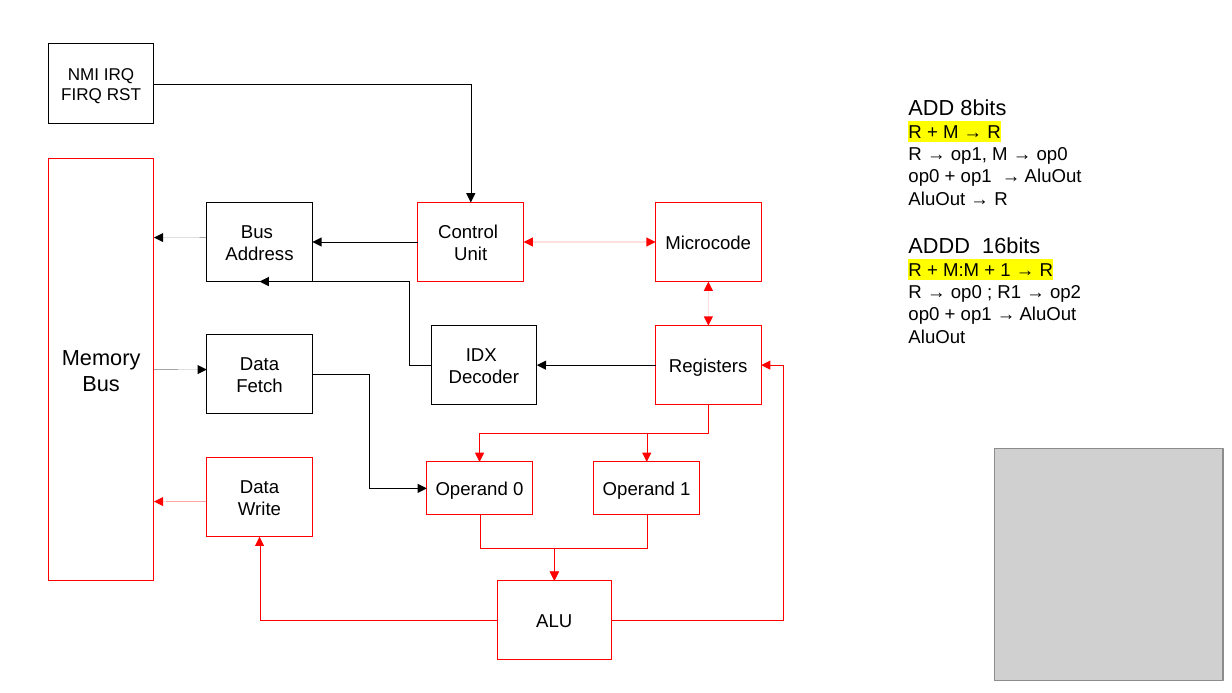
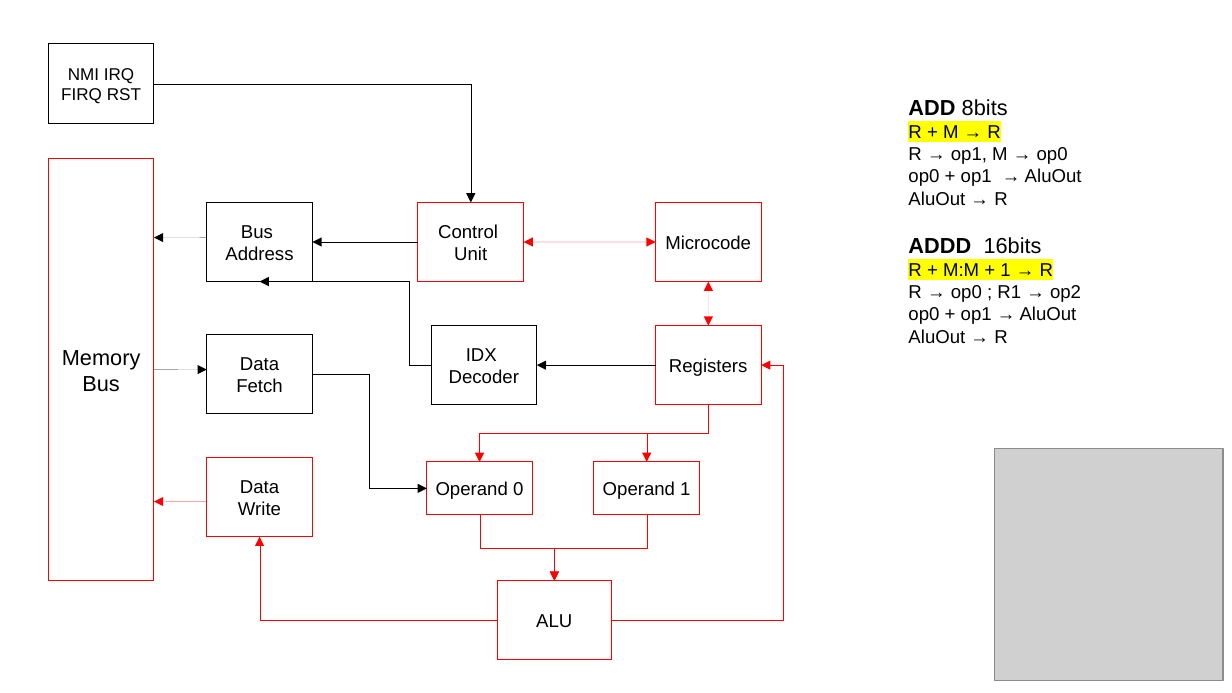
Before and after one commit to JTFPGA/jtkcpu, a slide deck: slide 2 of doc/microcode grafic.odp. Drawn at 1232x693 pixels with LibreOffice and Linux fonts; fonts in the diff are those of the drawing; grey boxes stand for pictures. Boxes give left, top, right and bottom in pixels: in the first picture for what was removed or moved away, otherwise in the second. Text is boxed around its words. In the diff, an @@ line names an element or a change of style, - is before the commit and + after.

```diff
--- a/doc/microcode grafic.odp
+++ b/doc/microcode grafic.odp
@@ text at (908,99,1042,254): bold on in "ADD", "ADDD" @@
@@ text at (908,329,1007,343): text changed @@
-AluOut
+AluOut → R
```
Also in this commit, not shown: 5 other slides changed, 7 slides added, 1 other file.
